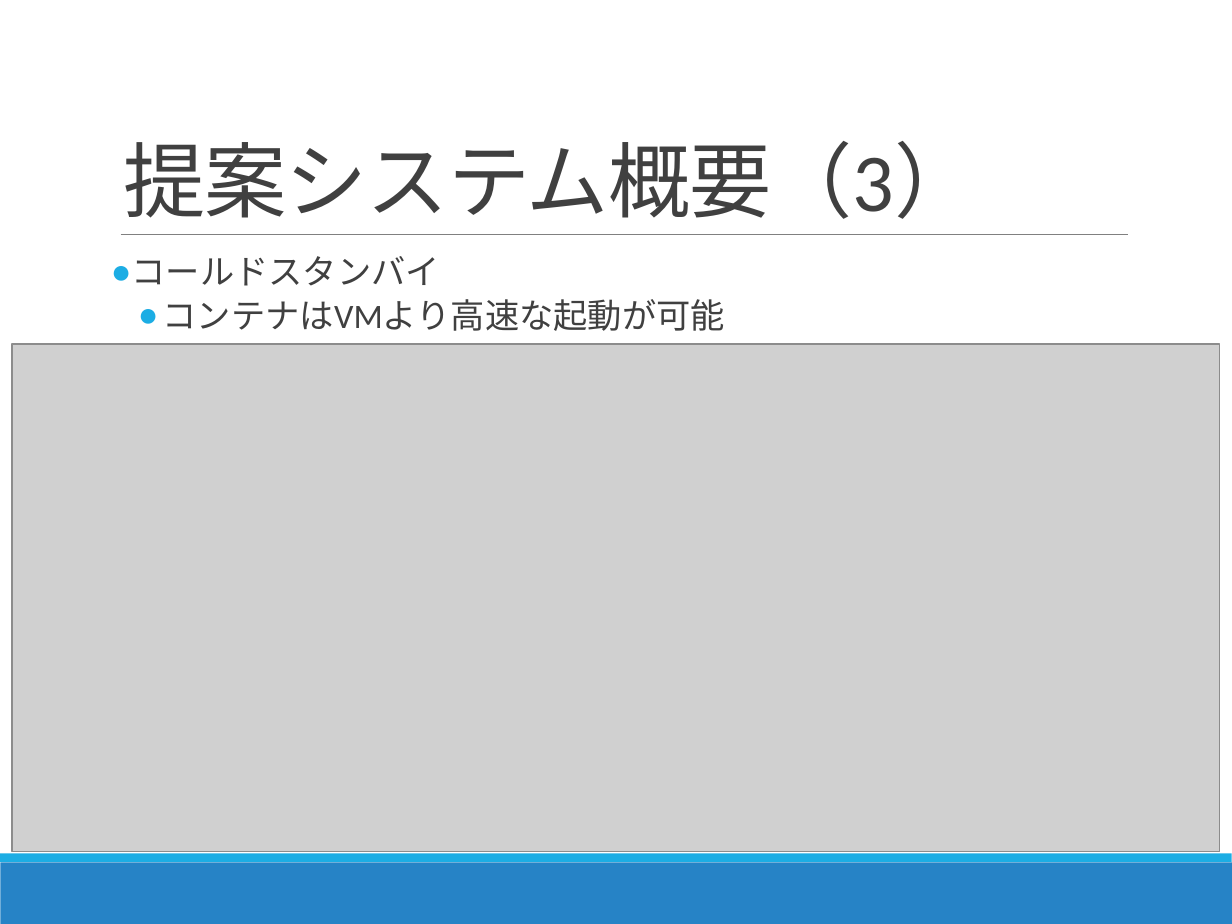
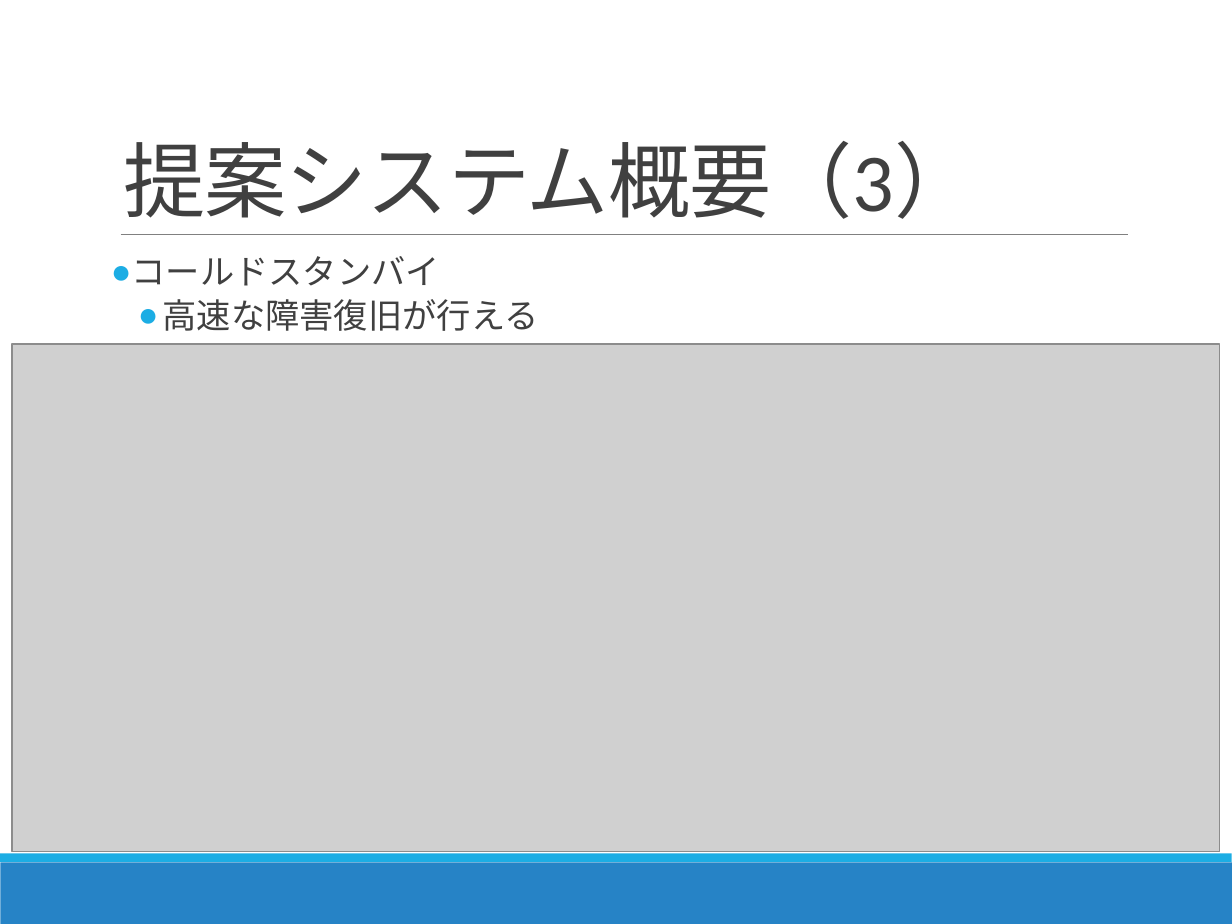
Before and after one commit to Kota0823/Document, a slide deck: slide 12 of 輪講2019-1_鈴木洸太.pptx. Drawn at 1232x924 pixels with LibreOffice and Linux fonts; fonts in the diff are those of the drawing; grey boxes stand for pictures. Boxes give left, top, right and bottom in pixels: in the first picture for what was removed or moved away, otherwise in the second. Text is boxed around its words. In the diff, an @@ line names an element or a change of style, - is before the commit and + after.

```diff
--- a/輪講2019-1_鈴木洸太.pptx
+++ b/輪講2019-1_鈴木洸太.pptx
@@ text at (163,299,539,331): text changed @@
-  ● コンテナはVMより高速な起動が可能
+  ● 高速な障害復旧が行える
```
Also in this commit, not shown: 9 other slides changed, 2 other files.
